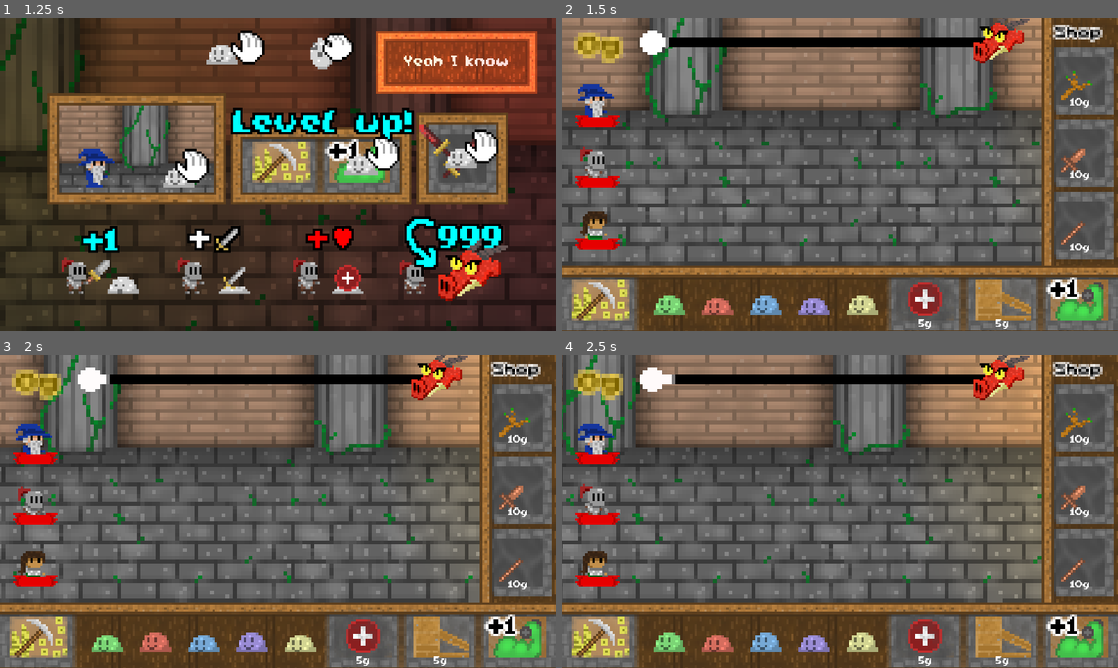
Above: before the commit, frames 1-4 (two rows, left to right).
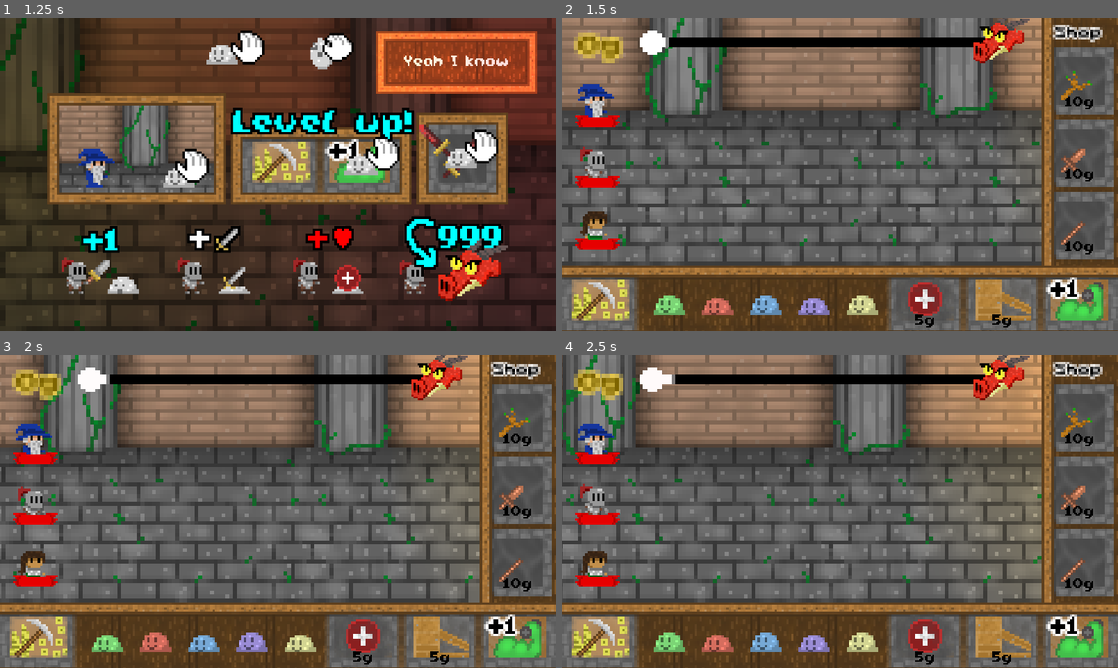
Above: after the commit, the same moments.

Repository: BOBtheman2000/WaMVG-LastMinSlimeSesh
Game: Godot game, scene res://Meta/main_menu.tscn
Two runs of this game, one before a commit and one after it. Both use one fixed random seed, a clock stepped at 60 frames per second and the inputs below.
Inputs (mouse positions are in pixels of both pictures, inside the frame that each line leads up to):
- Up to frame 1 (1.25 s): click "Play" at 0.5 s
- Up to frame 2 (1.5 s): click "Yeah I know" at 1.25 s
- Up to frame 3 (2 s): no input
- Up to frame 4 (2.5 s): move the mouse to (962, 495) at 2.02 s; press the mouse at (962, 495) at 2.03 s

Frame 1 is identical in both runs. In frame 2, 0.5% of the frame differs, in the area x 63-96%, y 25-100%; in frame 3, 0.5%; in frame 4, 0.5%.

Commit message:
Add shop item price feedback

Diff:
--- a/Meta/SlimeLayer.gd
+++ b/Meta/SlimeLayer.gd
@@ -15,6 +15,9 @@
 	health_thresh_x = $HealthPickupBG.position.x
 	barracade_thresh_x = $BarracadeBG.position.x
 
+	$HealthPickupBG/Price.modulate = Color.BLACK
+	$BarracadeBG/Price.modulate = Color.BLACK
+
 	health_price = 5
 	barracade_price = 5
 
@@ -31,3 +34,24 @@
 func increment_barracade_price():
 	barracade_price += 5
 	update_prices()
+
+func gold_update():
+	if health_price <= GlobalStats.gold:
+		if $HealthPickupBG/Price.modulate == Color.BLACK:
+			$HealthPickupBG/Price.modulate = Color.GOLDENROD
+			var tween = get_tree().create_tween()
+			tween.set_trans(Tween.TRANS_CUBIC)
+			tween.set_ease(Tween.EASE_IN)
+			tween.tween_property($HealthPickupBG/Price, "modulate", Color.WHITE, 0.4)
+	else:
+		$HealthPickupBG/Price.modulate = Color.BLACK
+
+	if barracade_price <= GlobalStats.gold:
+		if $BarracadeBG/Price.modulate == Color.BLACK:
+			$BarracadeBG/Price.modulate = Color.GOLDENROD
+			var tween = get_tree().create_tween()
+			tween.set_trans(Tween.TRANS_CUBIC)
+			tween.set_ease(Tween.EASE_IN)
+			tween.tween_property($BarracadeBG/Price, "modulate", Color.WHITE, 0.4)
+	else:
+		$BarracadeBG/Price.modulate = Color.BLACK
--- a/Meta/gameactual.tscn
+++ b/Meta/gameactual.tscn
@@ -36,7 +36,7 @@
 
 [sub_resource type="LabelSettings" id="LabelSettings_6rsm1"]
 font = ExtResource("2_vdm6r")
-font_size = 18
+font_size = 27
 
 [sub_resource type="StyleBoxFlat" id="StyleBoxFlat_ybakp"]
 bg_color = Color(1, 1, 1, 0)
@@ -125,7 +125,7 @@
 vertical_alignment = 1
 script = ExtResource("3_reen1")
 
-[node name="SlimeLayer" type="Node2D" parent="Interface"]
+[node name="SlimeLayer" type="Node2D" parent="Interface" groups=["GoldItems"]]
 script = ExtResource("3_niudm")
 
 [node name="SiderackBG" type="Sprite2D" parent="Interface/SlimeLayer"]
@@ -183,9 +183,9 @@
 centered = false
 
 [node name="Price" type="Label" parent="Interface/SlimeLayer/HealthPickupBG"]
-offset_top = 21.0
+offset_top = 20.0001
 offset_right = 161.0
-offset_bottom = 48.0
+offset_bottom = 51.0001
 scale = Vector2(0.2, 0.2)
 text = "5g"
 label_settings = SubResource("LabelSettings_6rsm1")
@@ -200,9 +200,9 @@
 centered = false
 
 [node name="Price" type="Label" parent="Interface/SlimeLayer/BarracadeBG"]
-offset_top = 21.0
+offset_top = 20.0001
 offset_right = 161.0
-offset_bottom = 48.0
+offset_bottom = 51.0001
 scale = Vector2(0.2, 0.2)
 text = "5g"
 label_settings = SubResource("LabelSettings_6rsm1")
--- a/Meta/global_stats.gd
+++ b/Meta/global_stats.gd
@@ -14,6 +14,7 @@
 func add_gold(amount):
 	gold += amount
 	get_tree().call_group("Labels", "update_label")
+	get_tree().call_group("GoldItems", "gold_update")
 
 func play_sound(path):
 	var sound_node = get_node("Sounds/"+path)
--- a/Objects/player.gd
+++ b/Objects/player.gd
@@ -279,6 +279,7 @@
 		GlobalStats.play_sound("Levelup")
 	GlobalStats.play_sound("LevelupLite")
 
+	$LevelCurr.text = "Level " + str(level)
 	$Levelup.text = "Level " + str(level) + "!"
 
 	$Levelup.modulate.a = 1.0
@@ -441,6 +442,7 @@
 		elif past_health:
 			if !has_weapon and !has_health_pickup and GlobalStats.gold >= get_parent().health_price:
 				has_health_pickup = true
+				$Weapon.position.x = 34
 				$Weapon.animation = "other"
 				$Weapon.frame = 2
 				var particles = create_particle_explosion(Color.GOLDENROD)
@@ -502,6 +504,7 @@
 func clear_weapon():
 	has_health_pickup = false
 	has_weapon = false
+	$Weapon.position.x = -14
 	$Weapon.animation = "other"
 	$Weapon.frame = 0
 
--- a/Objects/shop_item.gd
+++ b/Objects/shop_item.gd
@@ -18,6 +18,7 @@
 func _ready():
 	update_item_display()
 	item_position_default = position
+	$ItemPrice.modulate = Color.BLACK
 
 func _physics_process(delta):
 	if item_shake_time > 0:
@@ -52,5 +53,16 @@
 	$ItemSprite.frame = item_index
 	$ItemPrice.text = str(item_price) + "g"
 
+func gold_update():
+	if item_price <= GlobalStats.gold:
+		if $ItemPrice.modulate == Color.BLACK:
+			$ItemPrice.modulate = Color.GOLDENROD
+			var tween = get_tree().create_tween()
+			tween.set_trans(Tween.TRANS_CUBIC)
+			tween.set_ease(Tween.EASE_IN)
+			tween.tween_property($ItemPrice, "modulate", Color.WHITE, 0.4)
+	else:
+		$ItemPrice.modulate = Color.BLACK
+
 func shake_item():
 	item_shake_time += 5
--- a/Objects/shop_item.tscn
+++ b/Objects/shop_item.tscn
@@ -229,9 +229,9 @@
 
 [sub_resource type="LabelSettings" id="LabelSettings_h7oc7"]
 font = ExtResource("2_k8enn")
-font_size = 18
-
-[node name="ShopItem" type="Area2D" groups=["ShopItem"]]
+font_size = 27
+
+[node name="ShopItem" type="Area2D" groups=["GoldItems", "ShopItem"]]
 script = ExtResource("1_nsowk")
 
 [node name="CollisionShape2D" type="CollisionShape2D" parent="."]
Not shown, changed: Todo.txt
